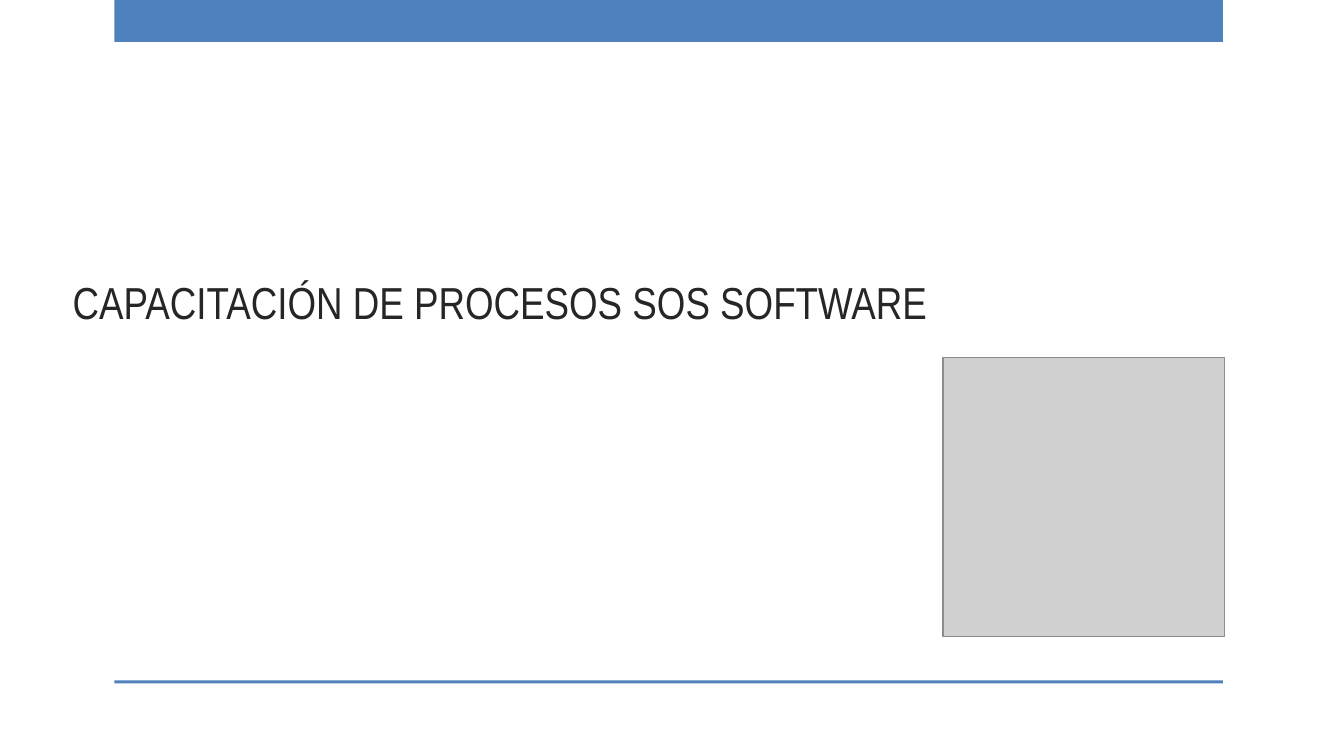
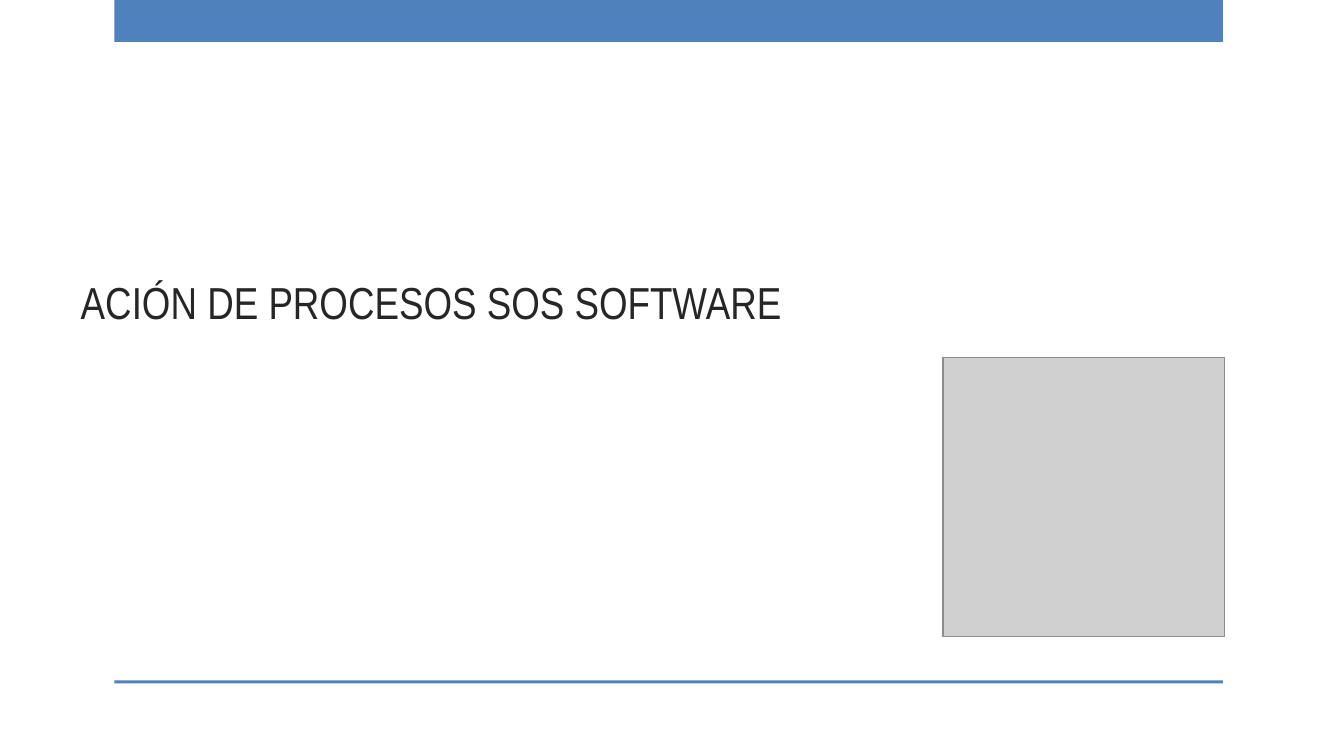
Before and after one commit to ricardo-novelasos/SOSQTP, a slide deck: slide 1 of capacitacion.pptx. Drawn at 1344x756 pixels with LibreOffice and Linux fonts; fonts in the diff are those of the drawing; grey boxes stand for pictures; background and template pictures are left out. Boxes give left, top, right and bottom in pixels: in the first picture for what was removed or moved away, otherwise in the second. Text is boxed around its words. In the diff, an @@ line names an element or a change of style, - is before the commit and + after.

```diff
--- a/capacitacion.pptx
+++ b/capacitacion.pptx
@@ text at (81, 284, 782, 320): text changed @@
-CAPACITACIÓN DE PROCESOS SOS SOFTWARE
+ACIÓN DE PROCESOS SOS SOFTWARE
```
